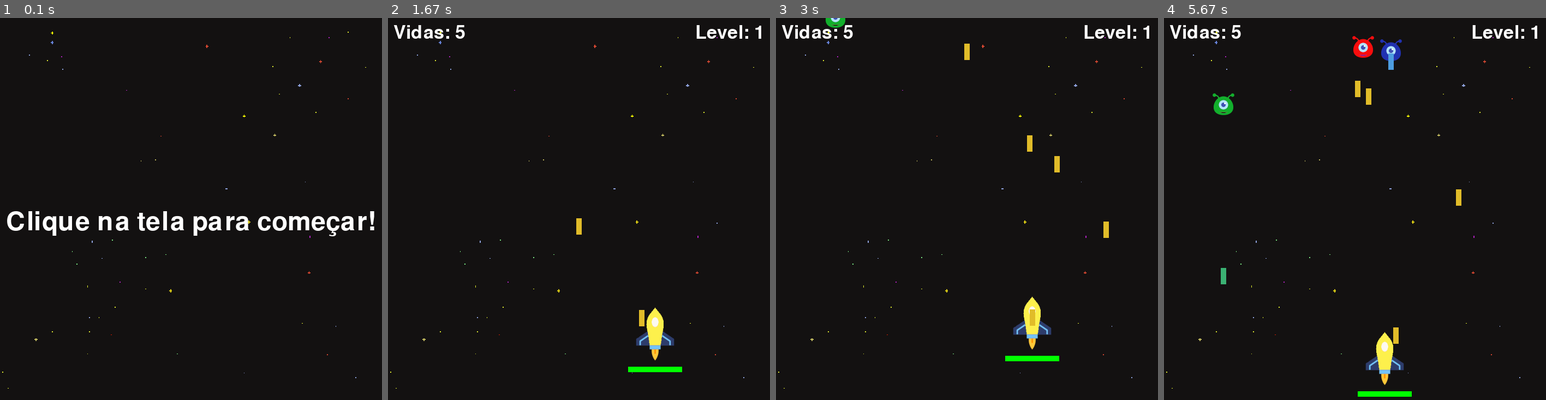
Above: before the commit, frames 1-4 (left to right).
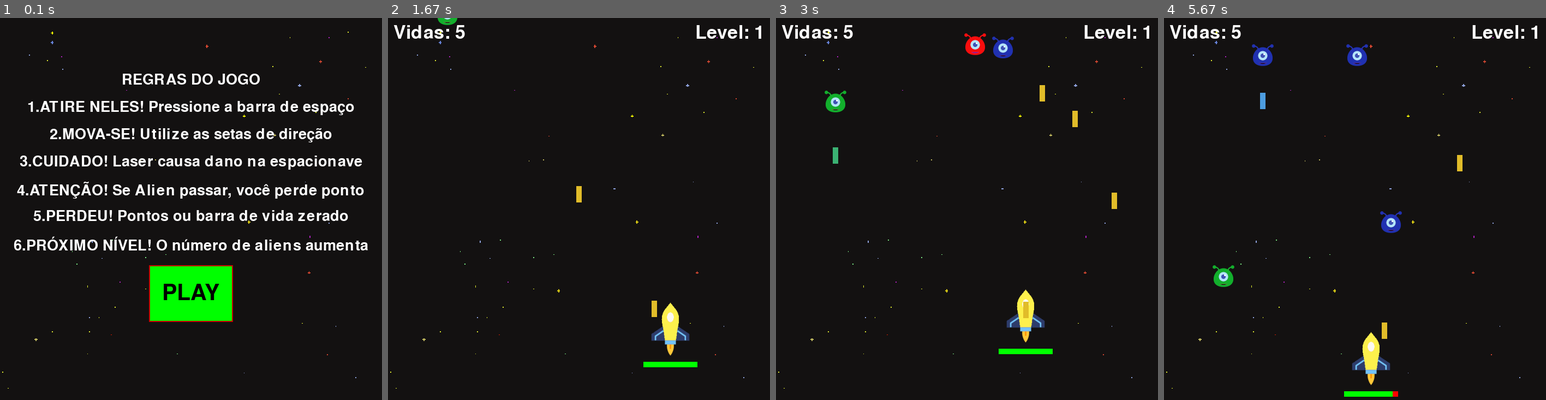
Above: after the commit, the same moments.

Repository: lavinyacorreia/PI-PYGAME
Game: pygame game, started from main.py
Same seed, same stepped clock (60 frames per second), same inputs: the game is played once before the commit and once after it.
Inputs (mouse positions are in pixels of both pictures, inside the frame that each line leads up to):
- Up to frame 1 (0.1 s): no input
- Up to frame 2 (1.67 s): click (579, 293) at 0.38 s, where only the run after the commit has a clickable "PLAY"; tap Space at 0.67, 1.07, 1.37, 1.57 s; hold Right 1-1.47 s; move the mouse to (605, 289) at 1.03 s; hold Up from 1.5 s (still down); move the mouse to (456, 136) at 1.53 s
- Up to frame 3 (3 s): release Up at 1.8 s; hold Right 1.83-2.3 s; move the mouse to (1089, 79) at 1.87 s; tap Space at 1.9, 2.2, 2.4, 2.7, 2.97 s; hold Left 2.33-2.87 s; move the mouse to (860, 270) at 2.37 s; hold Down from 2.9 s (still down); move the mouse to (898, 346) at 2.93 s
- Up to frame 4 (5.67 s): release Down at 3.2 s; hold Left 3.23-3.63 s; move the mouse to (1305, 147) at 3.27 s; tap Space at 3.3, 3.6, 3.73, 4.13, 4.43, 4.8, 5.2, 5.5 s; hold Up 3.67-4.03 s; move the mouse to (1263, 109) at 3.7 s; hold Right 4.07-4.7 s; move the mouse to (1221, 342) at 4.1 s; hold Down 4.73-5.1 s; move the mouse to (1232, 124) at 4.77 s; hold Left 5.13-5.6 s; move the mouse to (1339, 159) at 5.17 s; hold Right from 5.63 s (still down)

The runs differ from the first frame. In frame 1, 12% of the frame differs, in the area x 1-98%, y 14-80%; in frame 2, 1.7%; in frame 3, 2.5%; in frame 4, 3.0%.

Commit message:
Implementação do botão PLAY e instruções iniciais do jogo

Diff:
--- a/main.py
+++ b/main.py
@@ -14,7 +14,6 @@
 BLUE_ALIEN = pygame.image.load(os.path.join("assets", "alien-blue.png"))
 GREEN_ALIEN = pygame.image.load(os.path.join("assets", "alien-green.png"))
 
-
 # Nave do jogador
 YELLOW_SHIP = pygame.image.load(os.path.join("assets", "yellow_ship.png"))
 
@@ -26,6 +25,37 @@
 
 # Plano de fundo
 BG = pygame.transform.scale(pygame.image.load(os.path.join("assets", "background-black.png")), (WIDTH, HEIGHT))
+
+
+#Botão inicial
+class button():
+    def __init__(self, color, x,y,width,height, text=''):
+        self.color = color
+        self.x = x
+        self.y = y
+        self.width = width
+        self.height = height
+        self.text = text
+
+    def draw(self,WIN,outline=None):
+        #Call this method to draw the button on the screen
+        if outline:
+            pygame.draw.rect(WIN, outline, (self.x-2,self.y-2,self.width+4,self.height+4),0)
+
+        pygame.draw.rect(WIN, self.color, (self.x,self.y,self.width,self.height),0)
+
+        if self.text != '':
+            font = pygame.font.SysFont('comicsans', 60)
+            text = font.render(self.text, 1, (0,0,0))
+            WIN.blit(text, (self.x + (self.width/2 - text.get_width()/2), self.y + (self.height/2 - text.get_height()/2)))
+
+    def isOver(self, pos):
+        #Pos is the mouse position or a tuple of (x,y) coordinates
+        if pos[0] > self.x and pos[0] < self.x + self.width:
+            if pos[1] > self.y and pos[1] < self.y + self.height:
+                return True
+
+        return False
 
 #Classe abstrata para criar itens (aliens e nave)
 class Item:
@@ -149,6 +179,7 @@
     def colisao(self, obj):
         return colidir(self, obj)
 
+
 #Colisão dos objetos de acordo com os pixels preenchidos das imagens
 def colidir(obj1, obj2):
     offset_x = obj2.x - obj1.x
@@ -163,15 +194,15 @@
     lives = 5
     main_font = pygame.font.SysFont("comicsans", 50)
     perdeu_font = pygame.font.SysFont("comicsans", 60)
-    velocidade_jogador = 5
+    velocidade_jogador = 6
     perdeu = False
     perdeu_conta = 0
 
-    laser_vel =4
+    laser_vel =5
     #aliens
     inimigos = []
     onda_inimigos = 5
-    velocidade_inimigo = 1
+    velocidade_inimigo = 2
 
     player = Player(300, 575)
 
@@ -260,18 +291,48 @@
         player.move_lasers(-laser_vel, inimigos)
 
 def main_menu():
-    title_font = pygame.font.SysFont("comicsans", 70)
     run = True
+    BotaoVerde = button((0,255,0), 275, 455, 150, 100, 'PLAY')
+    title_font = pygame.font.SysFont("comicsans", 40)
     while run:
         WIN.blit(BG, (0,0))
-        title_label = title_font.render("Clique na tela para começar!", 1, (255,255,255))
-        WIN.blit(title_label, (WIDTH/2 - title_label.get_width()/2, 350))
+
+        title_label = title_font.render("REGRAS DO JOGO", 1, (255,255,255))
+        WIN.blit(title_label, (WIDTH/2 - title_label.get_width()/2, 100))
+
+        title_label2 = title_font.render("1.ATIRE NELES! Pressione a barra de espaço", 1, (255,255,255))
+        WIN.blit(title_label2, (WIDTH/2 - title_label2.get_width()/2, 150))
+
+        title_label3 = title_font.render("2.MOVA-SE! Utilize as setas de direção", 1, (255,255,255))
+        WIN.blit(title_label3, (WIDTH/2 - title_label3.get_width()/2, 200))
+
+        title_label4 = title_font.render("3.CUIDADO! Laser causa dano na espacionave", 1, (255,255,255))
+        WIN.blit(title_label4, (WIDTH/2 - title_label4.get_width()/2, 250))
+
+        title_label5 = title_font.render("4.ATENÇÃO! Se Alien passar, você perde ponto", 1, (255,255,255))
+        WIN.blit(title_label5, (WIDTH/2 - title_label5.get_width()/2, 300))
+
+        title_label6 = title_font.render("5.PERDEU! Pontos ou barra de vida zerado", 1, (255,255,255))
+        WIN.blit(title_label6, (WIDTH/2 - title_label6.get_width()/2, 350))
+
+        title_label6 = title_font.render("6.PRÓXIMO NÍVEL! O número de aliens aumenta", 1, (255,255,255))
+        WIN.blit(title_label6, (WIDTH/2 - title_label6.get_width()/2, 400))
+
+        BotaoVerde.draw(WIN, (200,0,0))
         pygame.display.update()
+
         for event in pygame.event.get():
+            pos = pygame.mouse.get_pos()
             if event.type == pygame.QUIT:
                 run = False
-            if event.type == pygame.MOUSEBUTTONDOWN:
-                main()
+            if BotaoVerde.isOver(pos):
+                if event.type == pygame.MOUSEBUTTONDOWN:
+                    main()
+            if event.type == pygame.MOUSEMOTION:
+                if BotaoVerde.isOver(pos):
+                    BotaoVerde.color = (255,0,0)
+                else:
+                    BotaoVerde.color = (0,187,45)
     pygame.quit()
 
 main_menu()
Binary file added: assets/PLAY.png
